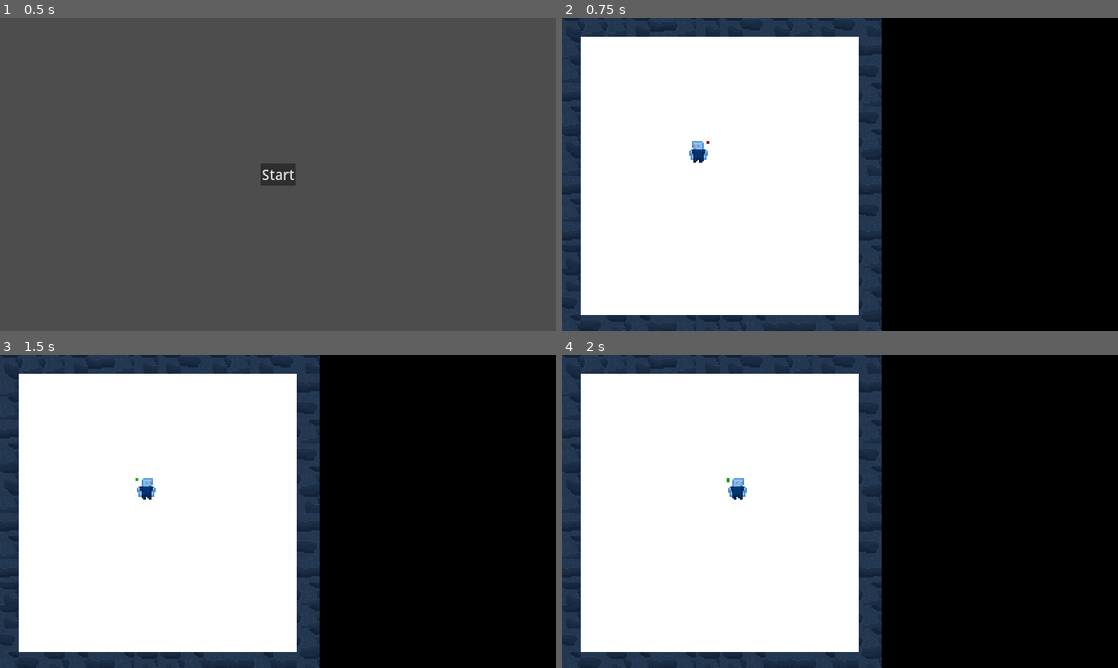
Above: before the commit, frames 1-4 (two rows, left to right).
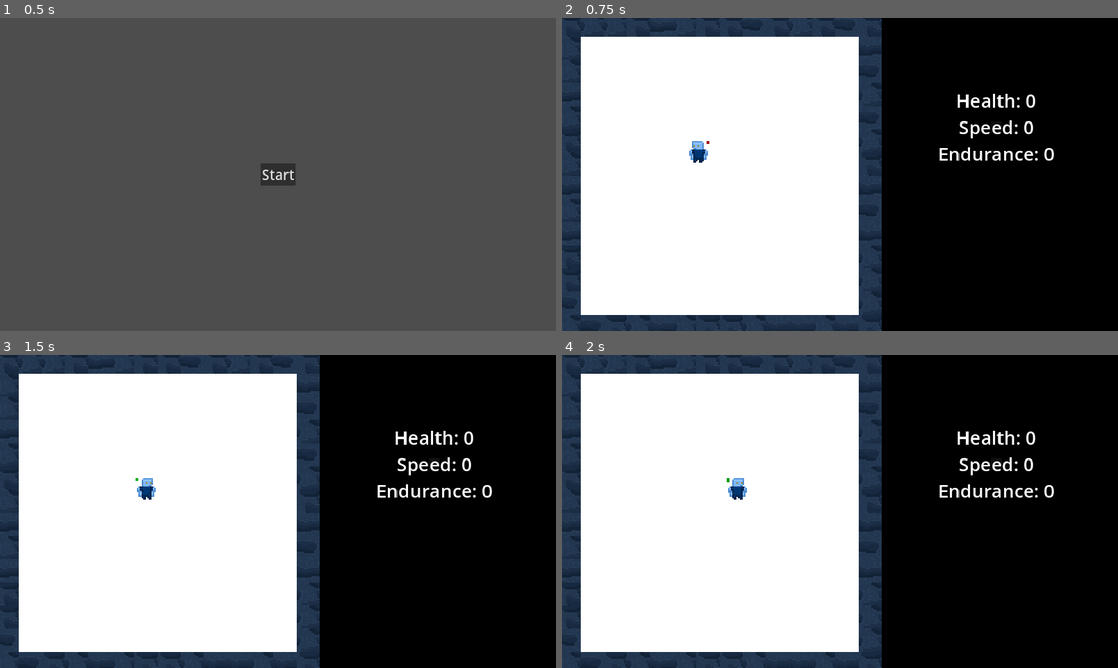
Above: after the commit, the same moments.

Repository: calvinowen27/LiveDieEscape
Game: Godot game, scene res://scenes/ui/title_screen.tscn
Same seed, same stepped clock (60 frames per second), same inputs: the game is played once before the commit and once after it.
Inputs:
- Up to frame 1 (0.5 s): no input
- Up to frame 2 (0.75 s): click "Start" at 0.5 s
- Up to frame 3 (1.5 s): tap Enter at 1.25 s; hold D (move_right) from 1.28 s (still down); hold Shift (run) from 1.28 s (still down)
- Up to frame 4 (2 s): keep holding D (move_right); keep holding Shift (run)

Frame 1 is identical in both runs. In frame 2, 0.9% of the frame differs, in the area x 67-89%, y 24-46%; in frame 3, 0.9%; in frame 4, 0.9%.

Commit message:
beginning to add statmanager

Diff:
--- /dev/null
+++ b/globals/stat_manager.gd
@@ -0,0 +1,55 @@
+extends Node
+
+var _base_stats = {
+			"health": 3,
+			"speed": 2,
+			"endurance": 3
+			}
+
+var _stats = {}
+
+func _ready() -> void:
+	_stats = _base_stats
+
+# add stat: val to _stats, returns false if stat already in _stats
+# returns true if successful
+func add_stat(stat: String, val: int) -> bool:
+	if stat in _base_stats.keys():
+		print_debug("add_stat(): Stat %s already exists in _base_stats" % stat)
+		return false
+
+	_base_stats[stat] = val
+
+	return true
+
+# set value of stat to val, returns false if stat doesn't exist,
+# returns true otherwise (success)
+func set_stat(stat: String, val: int) -> bool:
+	if stat not in _base_stats.keys():
+		print_debug("set_stat(): Stat %s doesn't exist in _base_stats" % stat)
+		return false
+
+	_base_stats[stat] = val
+
+	return true
+
+# change stat by dval, returns false on failure, true on success
+func change_stat(stat: String, dval: int) -> bool:
+	if stat not in _stats.keys():
+		print_debug("change_stat(): Stat %s doesn't exist in _stats" % stat)
+
+	_stats[stat] += dval
+
+	return true
+
+# change base stat by dval, returns false on failure, true on success
+func change_base_stat(stat: String, dval: int) -> bool:
+	if stat not in _base_stats.keys():
+		print_debug("change_stat(): Stat %s doesn't exist in _base_stats" % stat)
+
+	_base_stats[stat] += dval
+
+	return true
+
+func get_stats() -> Dictionary:
+	return _stats
--- a/project.godot
+++ b/project.godot
@@ -21,6 +21,7 @@
 Game="*res://globals/game.gd"
 EventBus="*res://globals/event_bus.gd"
 RoomManager="*res://globals/room_manager.gd"
+StatManager="*res://globals/stat_manager.gd"
 
 [display]
 
--- a/scenes/main.tscn
+++ b/scenes/main.tscn
@@ -1,6 +1,7 @@
-[gd_scene load_steps=2 format=3 uid="uid://dviw650xtb18v"]
+[gd_scene load_steps=3 format=3 uid="uid://dviw650xtb18v"]
 
 [ext_resource type="PackedScene" uid="uid://cyw3gwmvgg68m" path="res://scenes/levels/level_0/room_0_0.tscn" id="1_0lgf6"]
+[ext_resource type="PackedScene" uid="uid://b3m15d5m7d5rl" path="res://scenes/ui/hud.tscn" id="2_b7633"]
 
 [node name="Main" type="Node"]
 
@@ -31,3 +32,17 @@
 offset_left = 1080.0
 offset_right = 1920.0
 offset_bottom = 1080.0
+
+[node name="HUD" parent="HUDRect" instance=ExtResource("2_b7633")]
+layout_mode = 1
+anchors_preset = 8
+anchor_left = 0.5
+anchor_top = 0.5
+anchor_right = 0.5
+anchor_bottom = 0.5
+offset_left = -20.0
+offset_top = -184.0
+offset_right = 20.0
+offset_bottom = -144.0
+grow_horizontal = 2
+grow_vertical = 2
--- /dev/null
+++ b/scenes/ui/hud.gd
@@ -0,0 +1,11 @@
+extends Panel
+
+func _ready() -> void:
+	pass
+
+func _process(delta: float) -> void:
+	pass
+
+# update all nodes in HUD
+func update() -> void:
+	pass
--- /dev/null
+++ b/scenes/ui/hud.tscn
@@ -0,0 +1,28 @@
+[gd_scene load_steps=2 format=3 uid="uid://b3m15d5m7d5rl"]
+
+[ext_resource type="Script" path="res://scenes/ui/hud.gd" id="1_kx0v1"]
+
+[node name="HUD" type="Panel"]
+offset_right = 40.0
+offset_bottom = 40.0
+script = ExtResource("1_kx0v1")
+metadata/_edit_group_ = true
+
+[node name="StatsLabel" type="Label" parent="."]
+layout_mode = 1
+anchors_preset = 8
+anchor_left = 0.5
+anchor_top = 0.5
+anchor_right = 0.5
+anchor_bottom = 0.5
+offset_left = -200.5
+offset_top = -135.0
+offset_right = 200.5
+offset_bottom = 135.0
+grow_horizontal = 2
+grow_vertical = 2
+theme_override_font_sizes/font_size = 64
+text = "Health: 0
+Speed: 0
+Endurance: 0"
+horizontal_alignment = 1
